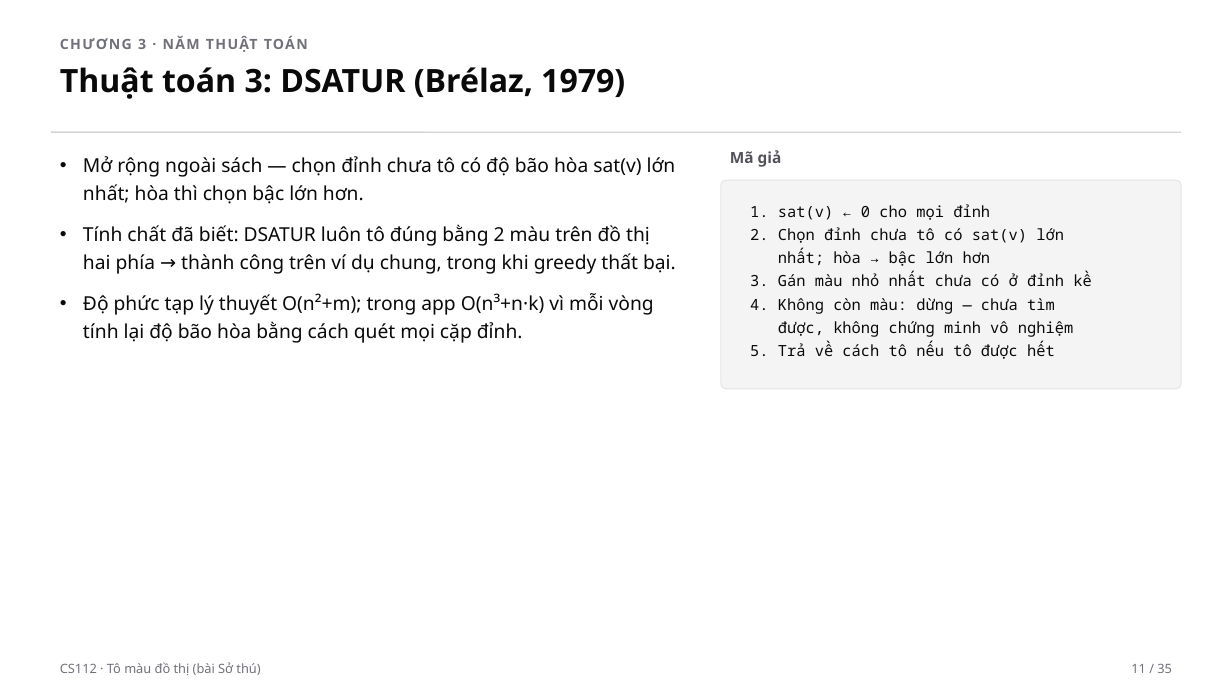
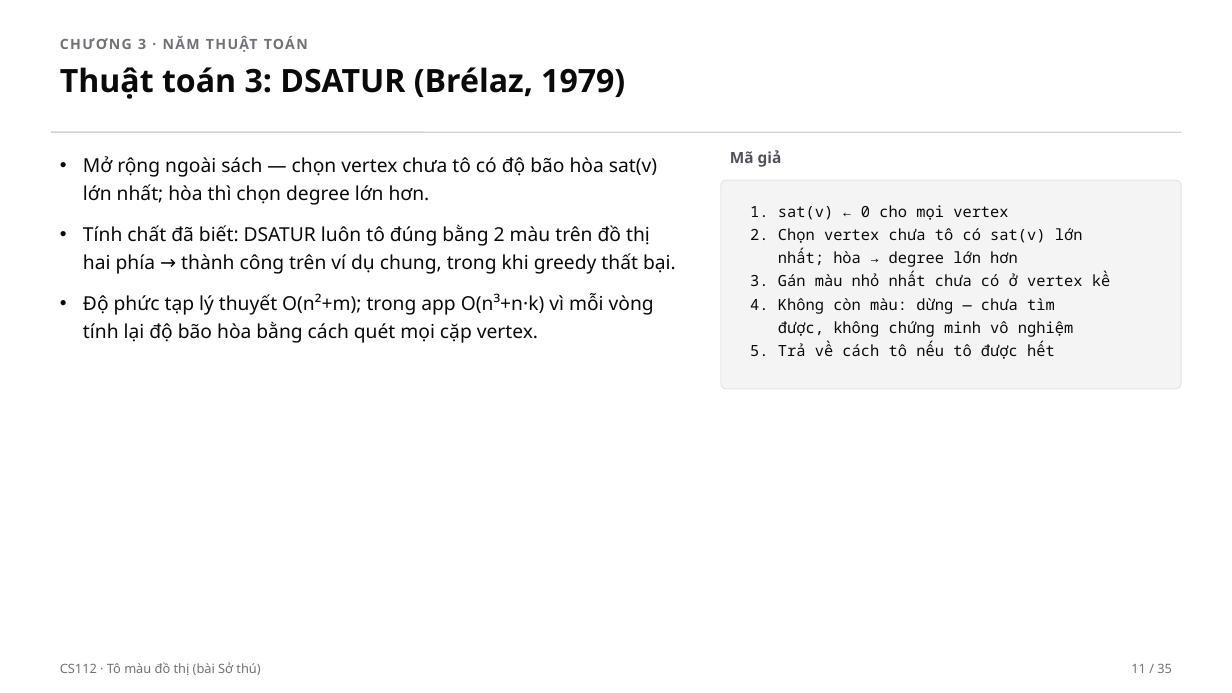
Before and after one commit to tkhieu/algorithm-visualizer, a slide deck: slide 11 of presentation/algorithm-visualizer-video.pptx. Drawn at 1232x693 pixels with LibreOffice and Linux fonts; fonts in the diff are those of the drawing. Boxes give left, top, right and bottom in pixels: in the first picture for what was removed or moved away, otherwise in the second. Text is boxed around its words. In the diff, an @@ line names an element or a change of style, - is before the commit and + after.

```diff
--- a/presentation/algorithm-visualizer-video.pptx
+++ b/presentation/algorithm-visualizer-video.pptx
@@ text at bbox=[83, 156, 657, 205]: text changed @@
-• Mở rộng ngoài sách — chọn đỉnh chưa tô có độ bão hòa sat(v) lớn nhất; hòa thì chọn bậc lớn hơn.
+• Mở rộng ngoài sách — chọn vertex chưa tô có độ bão hòa sat(v) lớn nhất; hòa thì chọn degree lớn hơn.
@@ text at bbox=[750, 205, 1110, 286]: text changed @@
-1. sat(v) ← 0 cho mọi đỉnh
-2. Chọn đỉnh chưa tô có sat(v) lớn
-nhất; hòa → bậc lớn hơn
-3. Gán màu nhỏ nhất chưa có ở đỉnh kề
+1. sat(v) ← 0 cho mọi vertex
+2. Chọn vertex chưa tô có sat(v) lớn
+nhất; hòa → degree lớn hơn
+3. Gán màu nhỏ nhất chưa có ở vertex kề
@@ text at bbox=[83, 293, 654, 343]: text changed @@
-• Độ phức tạp lý thuyết O(n²+m); trong app O(n³+n·k) vì mỗi vòng tính lại độ bão hòa bằng cách quét mọi cặp đỉnh.
+• Độ phức tạp lý thuyết O(n²+m); trong app O(n³+n·k) vì mỗi vòng tính lại độ bão hòa bằng cách quét mọi cặp vertex.
```
Also in this commit, not shown: 25 other slides changed, 3 other files.
